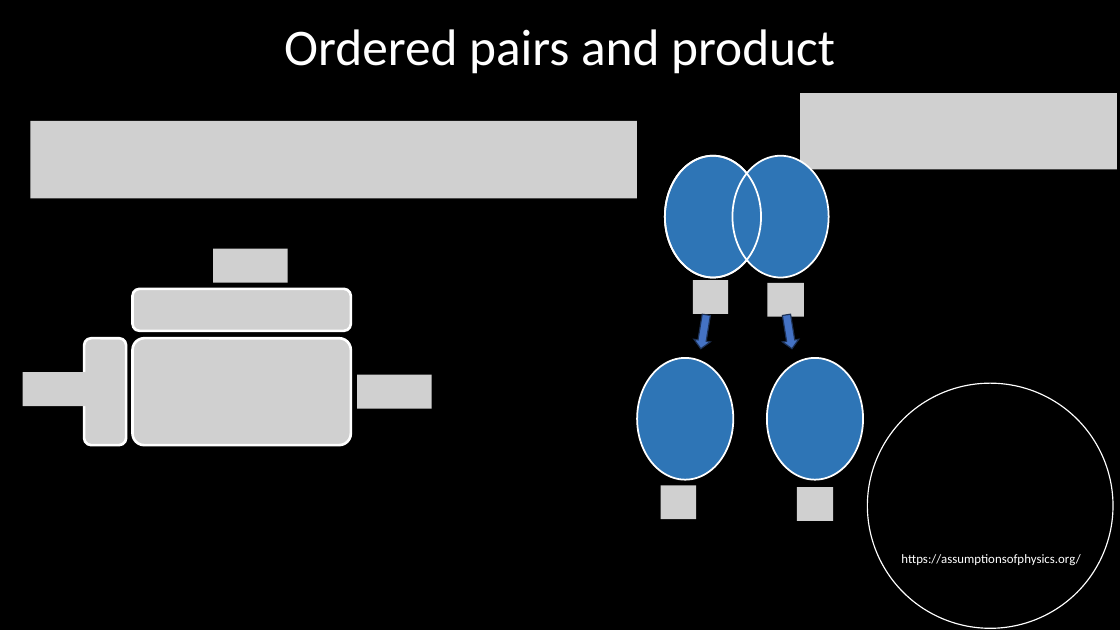
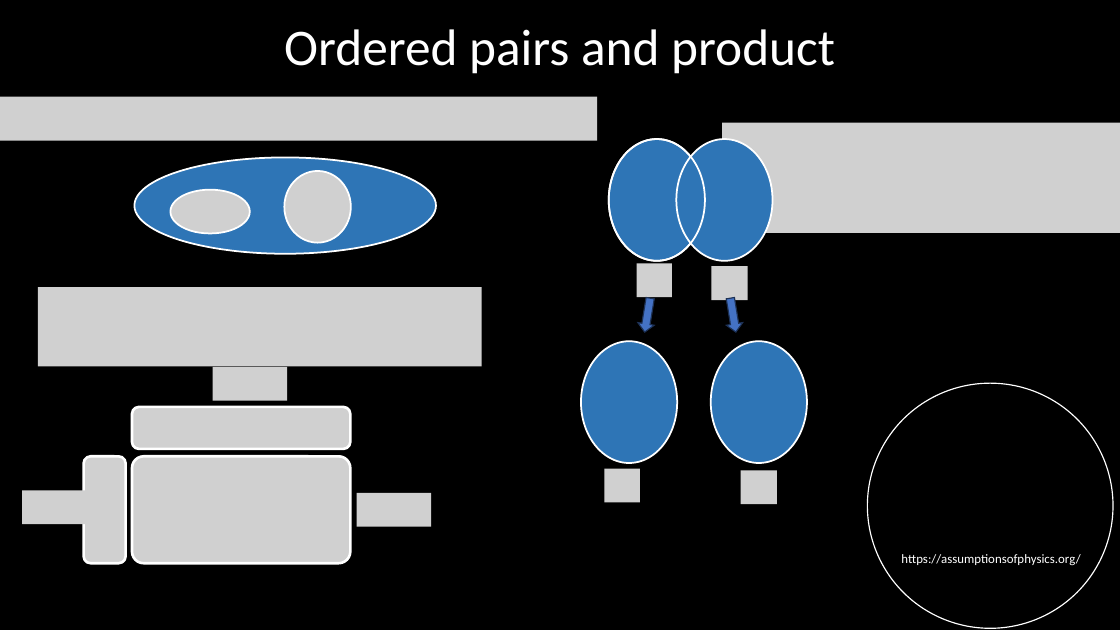
Before and after one commit to assumptionsofphysics/slides, a slide deck: slide 7 of Set Theory 112623.pptx. Drawn at 1120x630 pixels with LibreOffice and Linux fonts; fonts in the diff are those of the drawing; grey boxes stand for pictures; background and template pictures are left out. Boxes give left, top, right and bottom in pixels: in the first picture for what was removed or moved away, otherwise in the second. Text is boxed around its words. In the diff, an @@ line names an element or a change of style, - is before the commit and + after.

```diff
--- a/Set Theory 112623.pptx
+++ b/Set Theory 112623.pptx
@@ picture added at (0, 97, 597, 140) @@
@@ picture removed at (30, 121, 637, 199) @@
@@ picture: place and size @@
-picture at (801, 93, 1117, 170)
+picture at (723, 123, 1120, 233)
@@ ellipse added at (134, 157, 436, 254), fill #2E75B6, outline #FFFFFF 1.5 pt @@
@@ picture added at (284, 171, 350, 243) @@
@@ picture added at (171, 190, 250, 234) @@
@@ picture removed at (213, 249, 288, 282) @@
@@ picture added at (38, 287, 482, 366) @@
@@ picture removed at (133, 289, 351, 331) @@
@@ picture removed at (693, 280, 728, 313) @@
@@ 5 ellipses, 2 down arrows: place and size @@
-5 ellipses, 2 down arrows at (637, 155, 864, 480)
+5 ellipses, 2 down arrows at (581, 139, 807, 463)
@@ picture removed at (768, 283, 804, 317) @@
@@ picture removed at (84, 339, 126, 445) @@
@@ picture removed at (133, 339, 351, 445) @@
@@ picture removed at (23, 372, 97, 406) @@
@@ picture added at (213, 367, 287, 401) @@
@@ picture removed at (357, 375, 432, 408) @@
@@ picture added at (132, 407, 350, 449) @@
@@ picture added at (84, 456, 126, 563) @@
@@ picture added at (132, 456, 350, 563) @@
@@ group added at (605, 264, 777, 504): 4 pictures @@
@@ picture added at (22, 491, 97, 524) @@
@@ picture added at (357, 493, 432, 527) @@
@@ picture removed at (660, 486, 696, 519) @@
@@ picture removed at (797, 487, 833, 521) @@
```
Also in this commit, not shown: 4 other slides changed, 1 slide added, 1 other file.
